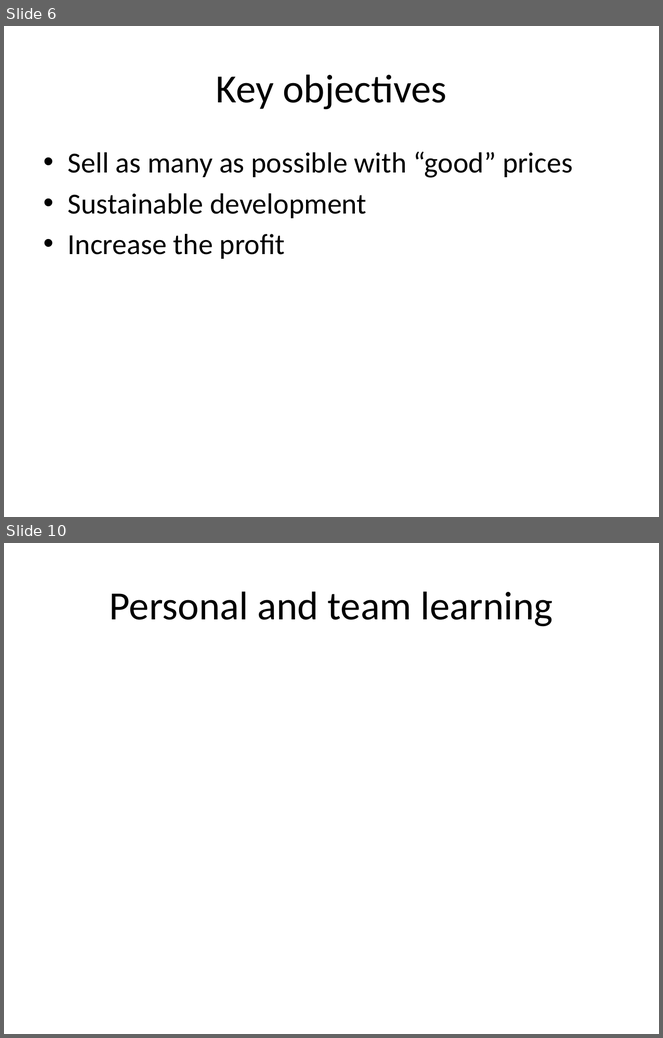
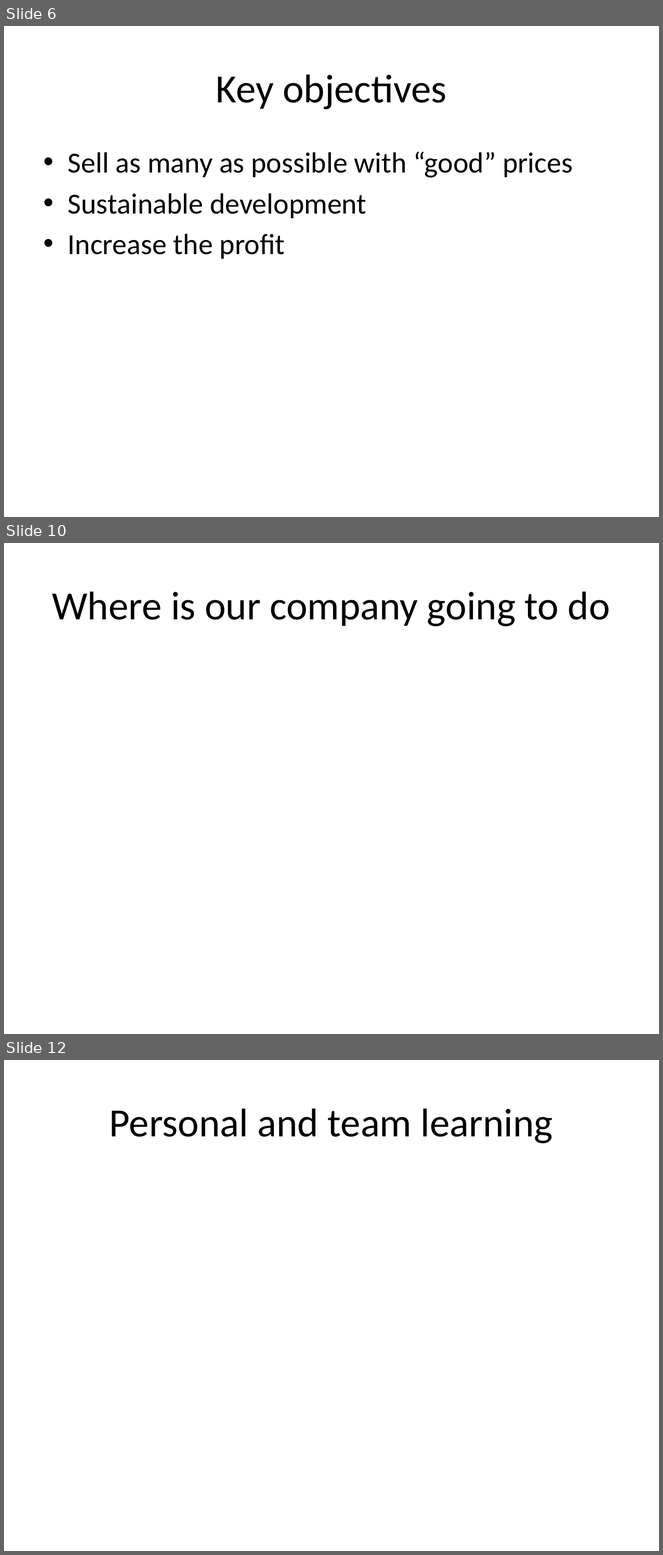
Before and after one commit to dj-death/modtech-bussim-2013, a slide deck: Documents/Final_Presentation.pptx. Shown one above the other, each under a label of ours: slides 6 and 10 before the commit, slides 6, 10 and 12 after it; the slides between them are not shown. The pictures are 663x1038 and 663x1555 pixels, drawn with LibreOffice and Linux fonts; fonts in the diff are those of the drawing. Boxes give left, top, right and bottom in pixels: in the first picture for what was removed or moved away, otherwise in the second. Text is boxed around its words. In the diff, an @@ line names an element or a change of style, - is before the commit and + after.

```diff
--- a/Documents/Final_Presentation.pptx
+++ b/Documents/Final_Presentation.pptx
@@ slide 10 added at (4,543,659,1034), background #FFFFFF @@
@@ title added at (52,591,610,627), 44 pt, text #000000 @@
+Where is our company going to do
@@ what was slide 10 is now slide 12 @@
```
Also in this commit, not shown: 1 other slide added.
